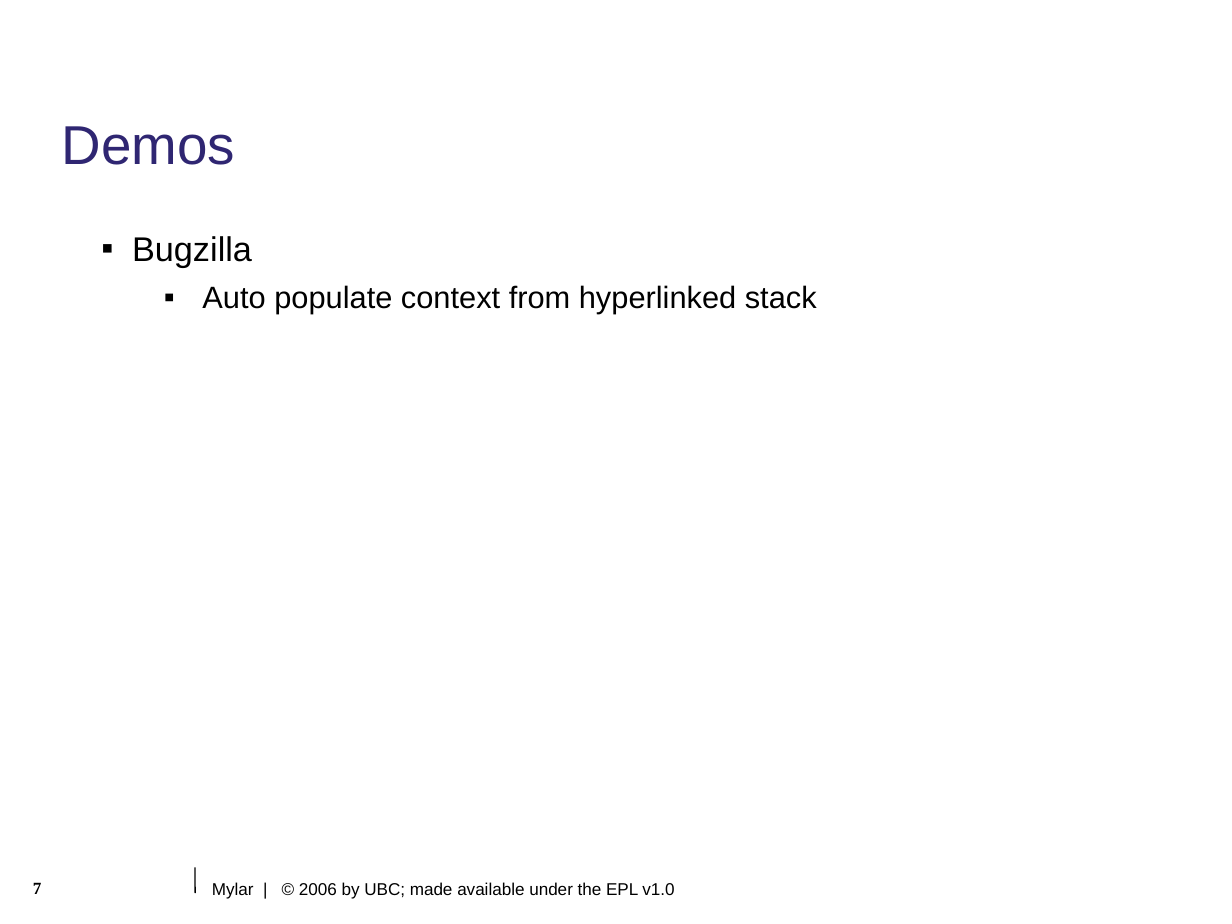
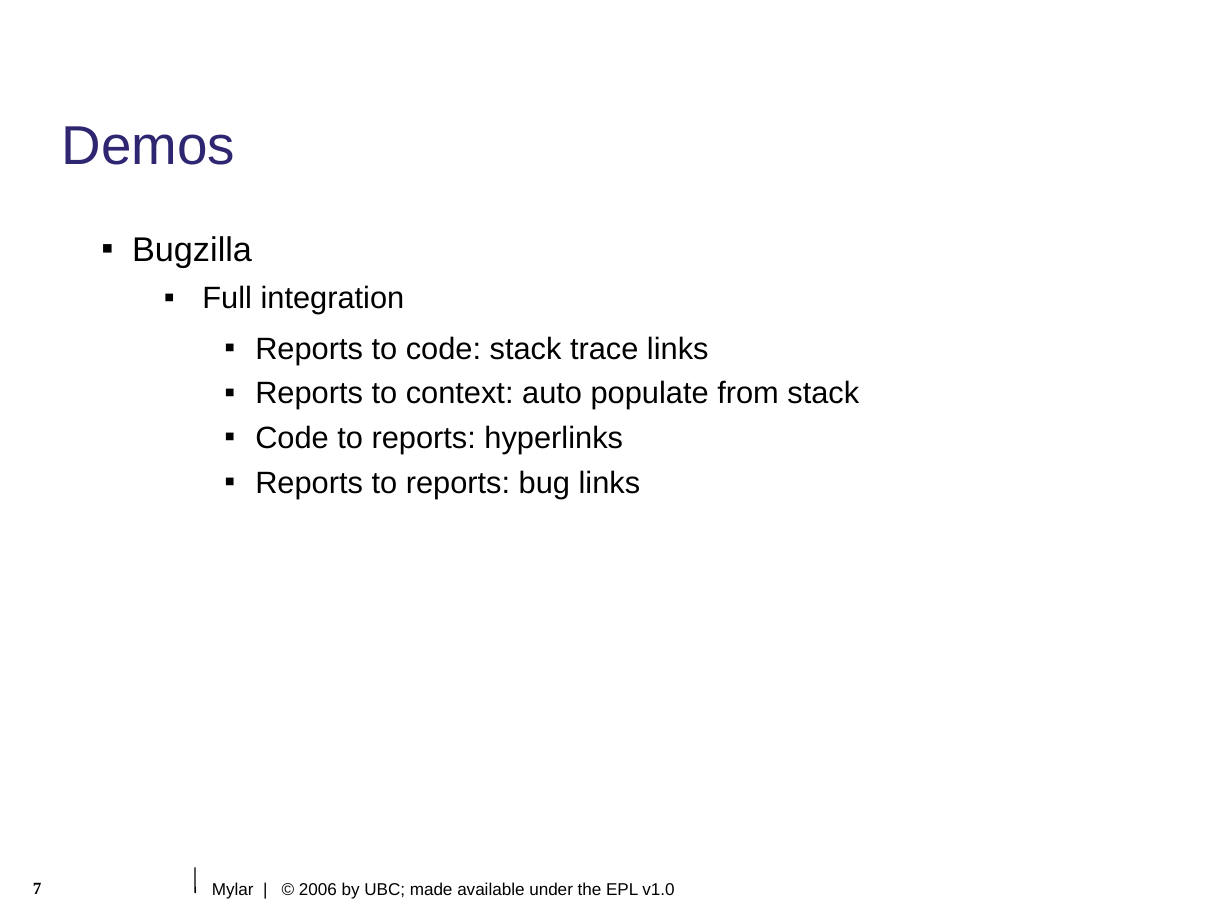
Before and after one commit to eclipse-mylyn/mylyn-website, a slide deck: slide 7 of publications/2006-03-mylar-eclipsecon.ppt. Drawn at 1232x924 pixels with LibreOffice and Linux fonts; fonts in the diff are those of the drawing; background and template pictures are left out. Boxes give left, top, right and bottom in pixels: in the first picture for what was removed or moved away, otherwise in the second. Text is boxed around its words. In the diff, an @@ line names an element or a change of style, - is before the commit and + after.

```diff
--- a/publications/2006-03-mylar-eclipsecon.ppt
+++ b/publications/2006-03-mylar-eclipsecon.ppt
@@ text at (x1=202, y1=285, x2=859, y2=498): text changed @@
-  ▪ Auto populate context from hyperlinked stack
+  ▪ Full integration
+    ▪ Reports to code: stack trace links
+    ▪ Reports to context: auto populate from stack
+    ▪ Code to reports: hyperlinks
+    ▪ Reports to reports: bug links
```
Also in this commit, not shown: 3 other files.
